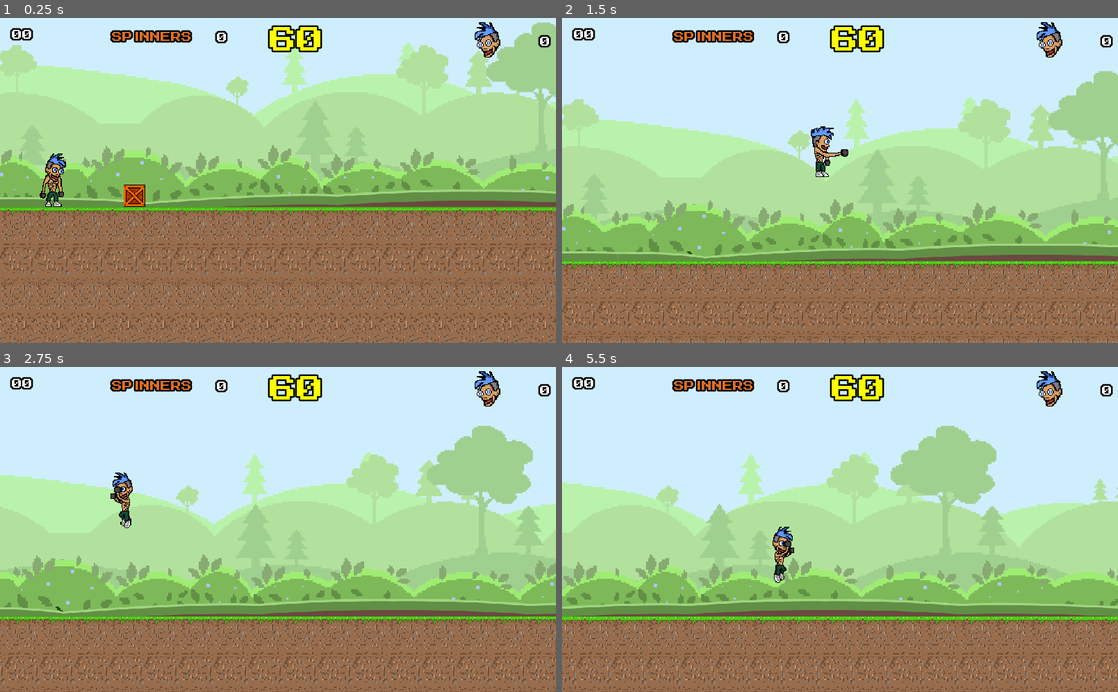
Above: before the commit, frames 1-4 (two rows, left to right).
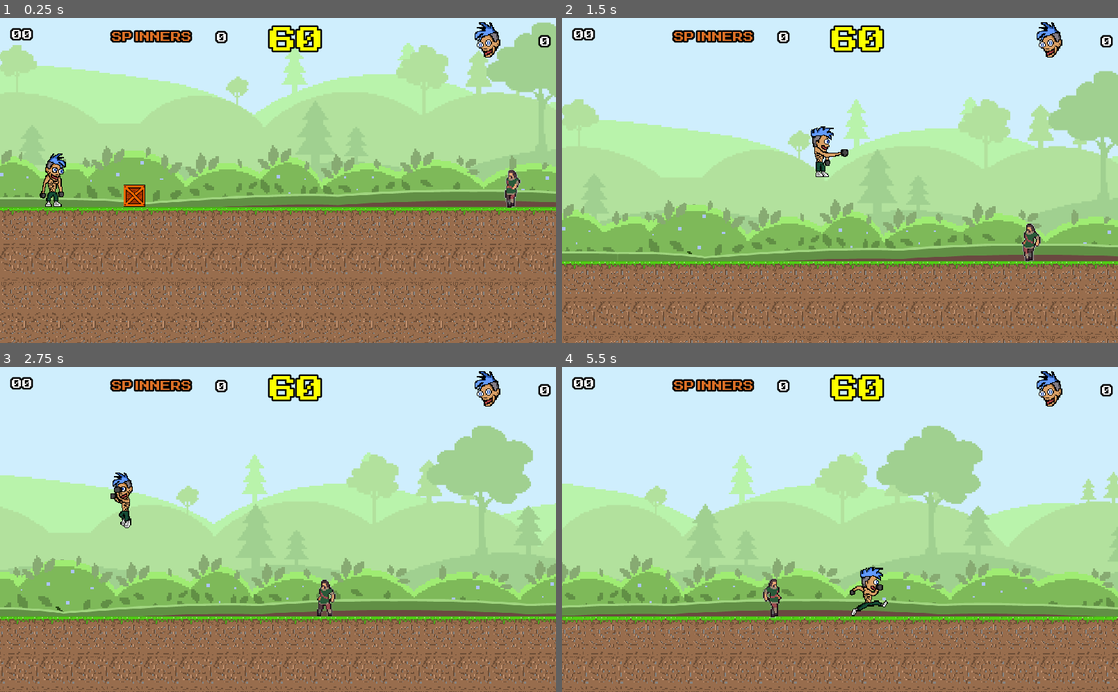
Above: after the commit, the same moments.

Repository: arthur-timoteo/defiant-eyes_game
Game: Godot game, scene res://fases/cena_fase01.tscn
Same seed, same stepped clock (60 frames per second), same inputs: the game is played once before the commit and once after it. This scene is started directly instead of the project's main scene. Sound files missing from this copy of the repository are replaced by a short silence.
Inputs:
- Up to frame 1 (0.25 s): no input
- Up to frame 2 (1.5 s): hold Right (ui_right) from 0.53 s (still down); tap D (ui_atq_marreta) at 0.6 s; tap Up (ui_up) at 0.77, 1.07 s; tap S (ui_atq_spinner) at 0.8, 1.35 s
- Up to frame 3 (2.75 s): tap Up (ui_up) at 1.52, 1.55, 1.82, 2.1 s; release Right (ui_right) at 2.03 s; hold Left (ui_left) from 2.03 s (still down); tap D (ui_atq_marreta) at 2.3 s
- Up to frame 4 (5.5 s): release Left (ui_left) at 2.78 s; hold Right (ui_right) 2.78-4.28 s; tap D (ui_atq_marreta) at 2.85, 4.35 s; tap Up (ui_up) at 3.02, 3.32, 3.77, 3.8, 4.07, 4.52, 4.82 s; tap S (ui_atq_spinner) at 3.05, 3.6, 5.1 s; hold Left (ui_left) 4.28-5.03 s; hold Right (ui_right) from 5.03 s (still down)

The runs differ from the first frame. In frame 1, 0.2% of the frame differs, in the area x 90-94%, y 46-59%; in frame 2, 0.3%; in frame 3, 0.3%; in frame 4, 18%, in the area x 0-100%, y 18-100%.

Commit message:
I started the damage on the character

Diff:
--- /dev/null
+++ b/Inimigos/Inimigo01.tscn
@@ -0,0 +1,61 @@
+[gd_scene load_steps=6 format=2]
+
+[ext_resource path="res://ativos/imagens/inimigo1_spritesheet.png" type="Texture" id=1]
+[ext_resource path="res://Inimigos/script_inimigo01.gd" type="Script" id=2]
+
+[sub_resource type="RectangleShape2D" id=1]
+extents = Vector2( 7.36891, 33.0766 )
+
+[sub_resource type="Animation" id=2]
+resource_name = "andando"
+length = 0.75
+loop = true
+step = 0.05
+tracks/0/type = "value"
+tracks/0/path = NodePath("Sprite:region_rect")
+tracks/0/interp = 1
+tracks/0/loop_wrap = true
+tracks/0/imported = false
+tracks/0/enabled = true
+tracks/0/keys = {
+"times": PoolRealArray( 0, 0.15, 0.3, 0.45, 0.6, 0.75 ),
+"transitions": PoolRealArray( 1, 1, 1, 1, 1, 1 ),
+"update": 1,
+"values": [ Rect2( 11, 390, 35, 69 ), Rect2( 106, 387, 31, 72 ), Rect2( 197, 385, 36, 74 ), Rect2( 286, 389, 46, 70 ), Rect2( 386, 387, 37, 72 ), Rect2( 485, 385, 29, 74 ) ]
+}
+
+[sub_resource type="Animation" id=3]
+resource_name = "parado"
+length = 0.3
+tracks/0/type = "value"
+tracks/0/path = NodePath("Sprite:region_rect")
+tracks/0/interp = 1
+tracks/0/loop_wrap = true
+tracks/0/imported = false
+tracks/0/enabled = true
+tracks/0/keys = {
+"times": PoolRealArray( 0, 0.1, 0.2, 0.3 ),
+"transitions": PoolRealArray( 1, 1, 1, 1 ),
+"update": 1,
+"values": [ Rect2( 8, 294, 38, 70 ), Rect2( 104, 294, 37, 70 ), Rect2( 199, 294, 36, 70 ), Rect2( 293, 294, 37, 70 ) ]
+}
+
+[node name="Inimigo01" type="KinematicBody2D"]
+collision_layer = 2
+collision_mask = 9
+script = ExtResource( 2 )
+
+[node name="Sprite" type="Sprite" parent="."]
+texture = ExtResource( 1 )
+region_enabled = true
+region_rect = Rect2( 8, 294, 38, 70 )
+
+[node name="CollisionShape2D" type="CollisionShape2D" parent="."]
+position = Vector2( 0.944939, 0 )
+shape = SubResource( 1 )
+
+[node name="AnimationPlayer" type="AnimationPlayer" parent="."]
+autoplay = "andando"
+anims/andando = SubResource( 2 )
+anims/parado = SubResource( 3 )
+[connection signal="animation_finished" from="AnimationPlayer" to="." method="_animacao_personagem_terminou"]
--- /dev/null
+++ b/Inimigos/script_inimigo01.gd
@@ -0,0 +1,33 @@
+extends KinematicBody2D
+
+export var velocidade = 64
+export var vida = 1
+var movimentacao = Vector2.ZERO
+var direcao_movimento = -1
+var gravidade = 1200
+
+export var esquerda_maxima = 800
+export var direita_maxima = 1000
+
+func _physics_process(delta):
+	movimentacao.x = velocidade * direcao_movimento
+	movimentacao.y += gravidade * delta
+
+	if(direcao_movimento == -1):
+		$Sprite.flip_h = true
+	else:
+		$Sprite.flip_h = false
+
+	if($".".global_position.x <= esquerda_maxima && direcao_movimento == -1):
+		$AnimationPlayer.play("parado")
+
+	if($".".global_position.x >= direita_maxima && direcao_movimento == 1):
+		$AnimationPlayer.play("parado")
+
+	movimentacao = move_and_slide(movimentacao)
+
+func _animacao_personagem_terminou(anim_name):
+	if(anim_name == 'parado'):
+		$Sprite.flip_h != $Sprite.flip_h
+		direcao_movimento *= -1
+		$AnimationPlayer.play("andando")
--- a/componentes/personagem.tscn
+++ b/componentes/personagem.tscn
@@ -106,6 +106,22 @@
 "values": [ Vector2( -3.97874, -0.0383408 ), Vector2( 6.12342, 1.92597 ), Vector2( 10.4262, 1.8792 ), Vector2( 10.4262, 1.8792 ) ]
 }
 
+[sub_resource type="Animation" id=9]
+resource_name = "dano"
+length = 0.4
+tracks/0/type = "value"
+tracks/0/path = NodePath("Sprite:region_rect")
+tracks/0/interp = 1
+tracks/0/loop_wrap = true
+tracks/0/imported = false
+tracks/0/enabled = true
+tracks/0/keys = {
+"times": PoolRealArray( 0, 0.1, 0.2, 0.3, 0.4 ),
+"transitions": PoolRealArray( 1, 1, 1, 1, 1 ),
+"update": 1,
+"values": [ Rect2( 22, 663, 32, 66 ), Rect2( 97, 663, 32, 66 ), Rect2( 172, 663, 32, 66 ), Rect2( 247, 663, 32, 66 ), Rect2( 322, 663, 32, 66 ) ]
+}
+
 [sub_resource type="Animation" id=5]
 loop = true
 tracks/0/type = "value"
@@ -152,6 +168,9 @@
 [sub_resource type="CapsuleShape2D" id=7]
 radius = 13.4264
 height = 36.2745
+
+[sub_resource type="RectangleShape2D" id=8]
+extents = Vector2( 10.329, 24.5776 )
 
 [node name="Node2D" type="Node2D"]
 
@@ -164,10 +183,10 @@
 }
 
 [node name="Sprite" type="Sprite" parent="Personagem"]
-position = Vector2( 10.4262, 1.8792 )
+position = Vector2( 0.110394, 2.46641 )
 texture = ExtResource( 1 )
 region_enabled = true
-region_rect = Rect2( 510, 513, 52, 62 )
+region_rect = Rect2( 22, 663, 32, 66 )
 __meta__ = {
 "_edit_group_": true
 }
@@ -184,6 +203,7 @@
 anims/andando = SubResource( 2 )
 anims/ataque_marreta = SubResource( 3 )
 anims/ataque_spinner = SubResource( 4 )
+anims/dano = SubResource( 9 )
 anims/parado = SubResource( 5 )
 anims/pulando = SubResource( 6 )
 
@@ -216,6 +236,15 @@
 [node name="CollisionShape2D" type="CollisionShape2D" parent="Personagem/CaixaAtaquePivo/AtaqueMarreta"]
 position = Vector2( 34.4611, -7.24181 )
 rotation = -0.436332
-scale = Vector2( 1, 1 )
 shape = SubResource( 7 )
 disabled = true
+
+[node name="CaixaDano" type="Area2D" parent="Personagem"]
+collision_layer = 32
+collision_mask = 2
+
+[node name="CollisionShape2D" type="CollisionShape2D" parent="Personagem/CaixaDano"]
+modulate = Color( 1, 0, 0.984314, 1 )
+position = Vector2( 0.916667, 0.25 )
+shape = SubResource( 8 )
+[connection signal="body_entered" from="Personagem/CaixaDano" to="Personagem" method="_colidiu_com_inimigo"]
--- a/componentes/script_personagem.gd
+++ b/componentes/script_personagem.gd
@@ -8,6 +8,8 @@
 var no_chao
 var atacando1
 var atacando2
+var vida = 1
+var recebeu_dano = false
 
 func _ready():
 	$Camera2D.limit_bottom = 1280
@@ -21,32 +23,34 @@
 	movimentacao.x = 0
 	var direcao_movimento = int(Input.is_action_pressed("ui_right")) - int(Input.is_action_pressed("ui_left"))
 	movimentacao.x = velocidade * direcao_movimento
-	#$".".scale.x *= direcao_movimento if direcao_movimento != 0 else 1
 
-	if direcao_movimento != 0:
-		if direcao_movimento < 0 && $".".get_transform().get_scale().y > 0:
-			$".".scale.x *= -1
-		elif direcao_movimento > 0 && $".".get_transform().get_scale().y < 0:
-			$".".scale.x *= -1
+	if(!recebeu_dano):
+		if direcao_movimento != 0:
+			if direcao_movimento < 0 && $".".get_transform().get_scale().y > 0:
+				$".".scale.x *= -1
+			elif direcao_movimento > 0 && $".".get_transform().get_scale().y < 0:
+				$".".scale.x *= -1
 
-	movimentacao = move_and_slide(movimentacao, ceu)
+		movimentacao = move_and_slide(movimentacao, ceu)
 
-	no_chao = is_on_floor()
+		no_chao = is_on_floor()
 
-	if is_on_floor() && Input.is_action_just_pressed("ui_up"):
-		movimentacao.y = pulo_altura
+		if is_on_floor() && Input.is_action_just_pressed("ui_up"):
+			movimentacao.y = pulo_altura
 
-	if Input.is_action_just_pressed("ui_atq_marreta") && !atacando1 &&!atacando2:
-		atacando1 = true
-		yield(get_tree().create_timer(0.3), "timeout")
-		atacando1 = false
+		if Input.is_action_just_pressed("ui_atq_marreta") && !atacando1 &&!atacando2:
+			atacando1 = true
+			yield(get_tree().create_timer(0.3), "timeout")
+			atacando1 = false
 
-	if Input.is_action_just_pressed("ui_atq_spinner") && !atacando2 &&!atacando1:
-		atacando2 = true
-		yield(get_tree().create_timer(0.2), "timeout")
-		atacando2 = false
+		if Input.is_action_just_pressed("ui_atq_spinner") && !atacando2 &&!atacando1:
+			atacando2 = true
+			yield(get_tree().create_timer(0.2), "timeout")
+			atacando2 = false
 
-	if atacando1:
+	if recebeu_dano:
+		animacao = "dano"
+	elif atacando1:
 		animacao = "ataque_marreta"
 	elif atacando2:
 		animacao = "ataque_spinner"
@@ -58,5 +62,8 @@
 	if $AnimationPlayer.assigned_animation != animacao:
 		$AnimationPlayer.play(animacao)
 
-#func _process(delta):
-#	pass
+
+func _colidiu_com_inimigo(body):
+	recebeu_dano = true
+	yield(get_tree().create_timer(0.4), "timeout")
+	recebeu_dano = false
--- a/fases/cena_fase01.tscn
+++ b/fases/cena_fase01.tscn
@@ -16,6 +16,7 @@
 [ext_resource path="res://itens/Spinner.tscn" type="PackedScene" id=14]
 [ext_resource path="res://ativos/sons/fases_fundo.wav" type="AudioStream" id=15]
 [ext_resource path="res://itens/Caixa01.tscn" type="PackedScene" id=16]
+[ext_resource path="res://Inimigos/Inimigo01.tscn" type="PackedScene" id=17]
 
 [sub_resource type="Shader" id=1]
 code = "shader_type canvas_item;
@@ -394,3 +395,6 @@
 [node name="Caixa01" parent="." instance=ExtResource( 16 )]
 position = Vector2( 247.664, 779.677 )
 scale = Vector2( 0.6, 0.6 )
+
+[node name="Inimigo01" parent="." instance=ExtResource( 17 )]
+position = Vector2( 960, 765.989 )
--- a/project.godot
+++ b/project.godot
@@ -58,6 +58,7 @@
 2d_physics/layer_3="Itens"
 2d_physics/layer_4="Mundo"
 2d_physics/layer_5="CaixaAtaque"
+2d_physics/layer_6="CaixaDano"
 
 [rendering]
 
Binary file added: ativos/imagens/inimigo1_spritesheet.png
Not shown, added: ativos/imagens/inimigo1_spritesheet.png.import
Binary file changed: ativos/imagens/zoio_spritesheet.png
Binary file added: ativos/imagens/zoio_spritesheet1111.png
Not shown, added: ativos/imagens/zoio_spritesheet1111.png.import
Not shown: 1 places in componentes/personagem.tscn that only renumber resources
Not shown: 1 places in fases/cena_fase01.tscn that only renumber resources
